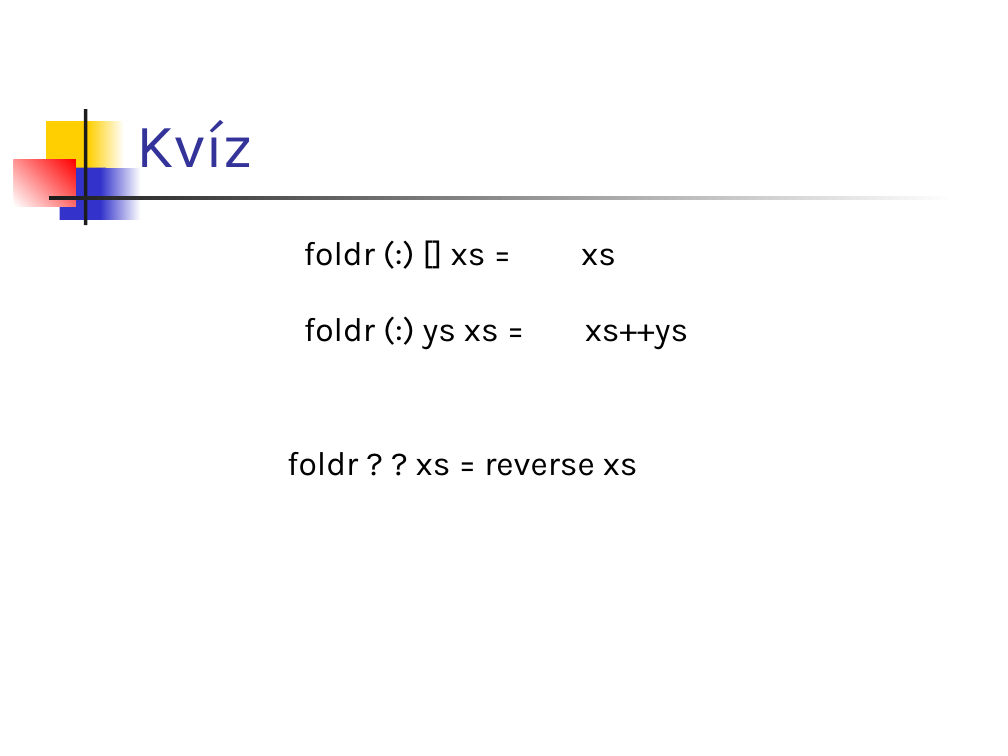
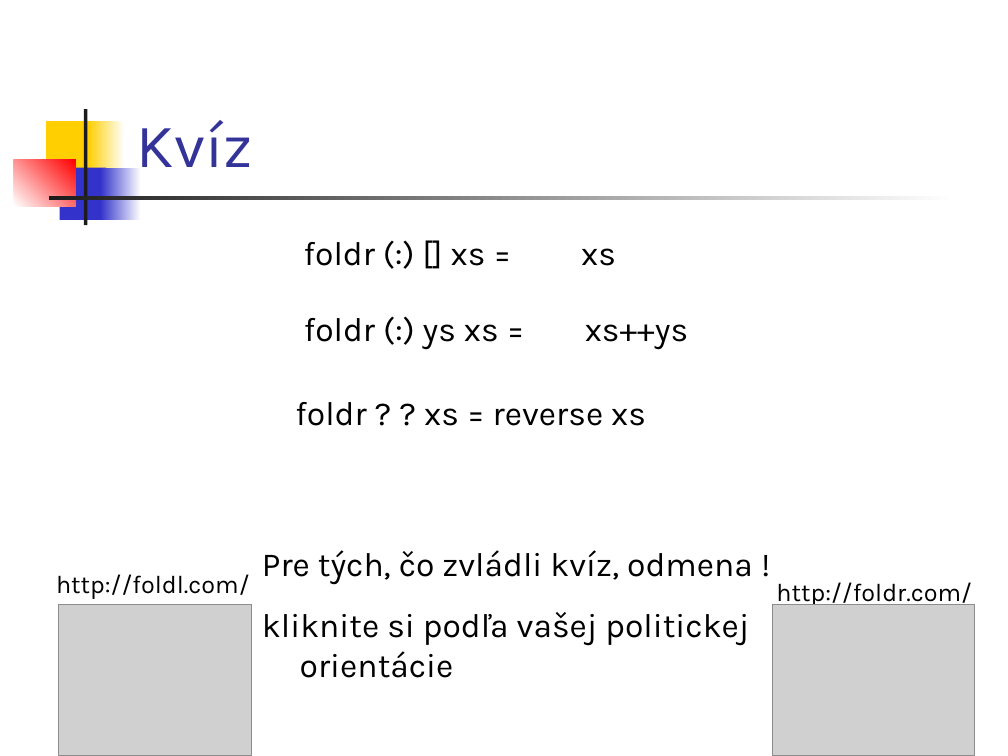
Before and after one commit to Funkcionalne/Prednasky, a slide deck: slide 14 of 02/02_fpro.ppt. Drawn at 1008x756 pixels with LibreOffice and Linux fonts; fonts in the diff are those of the drawing; grey boxes stand for pictures. Boxes give left, top, right and bottom in pixels: in the first picture for what was removed or moved away, otherwise in the second. Text is boxed around its words. In the diff, an @@ line names an element or a change of style, - is before the commit and + after.

```diff
--- a/02/02_fpro.ppt
+++ b/02/02_fpro.ppt
@@ text "foldr ? ? xs = ...": place and size @@
-text "foldr ? ? xs = ..." at [287,452,638,476]
+text "foldr ? ? xs = ..." at [295,402,646,426]
@@ text added at [262,550,753,678], 24 pt, text #000000 @@
+Pre tých, čo zvládli kvíz, odmena !
+kliknite si podľa vašej politickej orientácie
@@ text added at [56,574,250,599], 18 pt, text #000000 @@
+http://foldl.com/
@@ text added at [776,582,971,608], 18 pt, text #000000 @@
+http://foldr.com/
@@ picture added at [58,605,251,756] @@
@@ picture added at [773,605,975,756] @@
```
Also in this commit, not shown: 2 other files.
